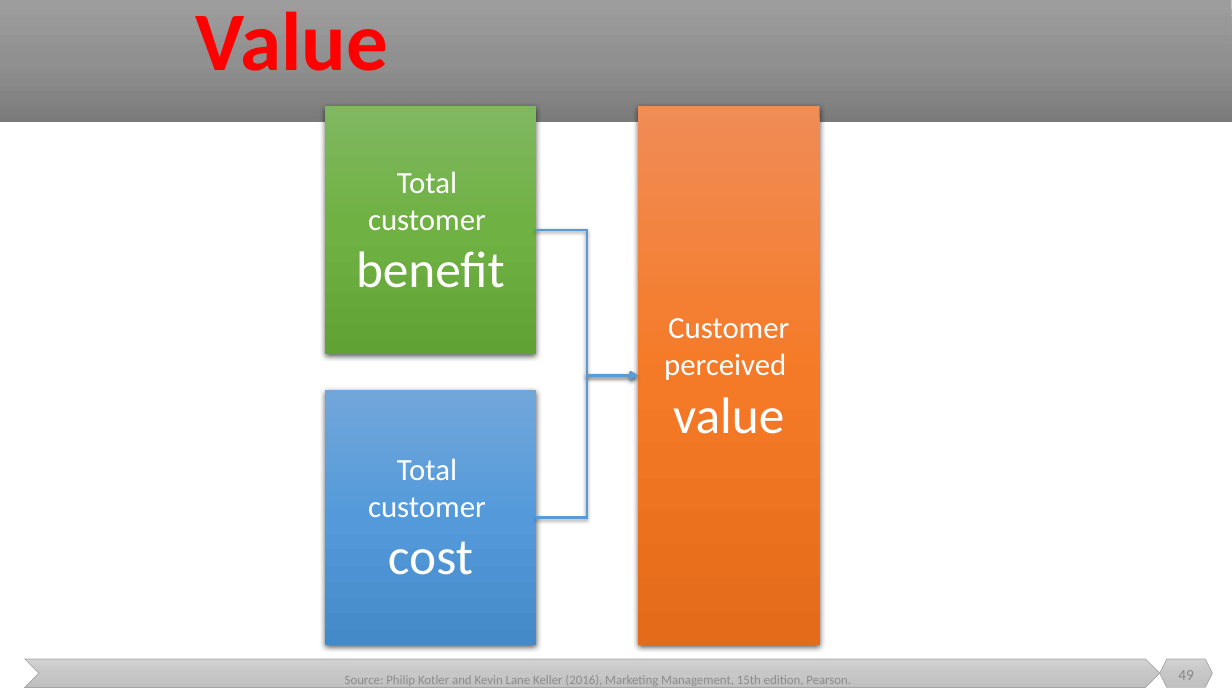
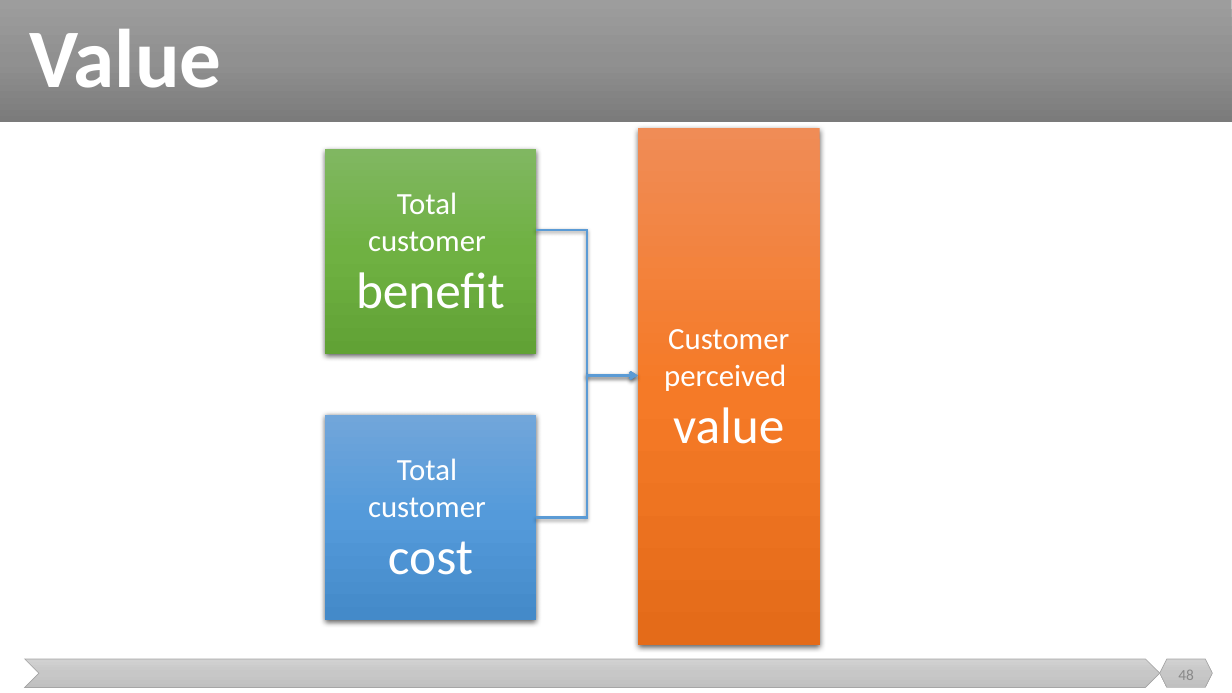
Before and after one commit to malenezi/malenezi, a slide deck: slide 48 of SE423/Lectures/2-Software Engineering/Software Engineering.pptx (slide 49 before the commit). Drawn at 1232x693 pixels with LibreOffice and Linux fonts; fonts in the diff are those of the drawing. Boxes give left, top, right and bottom in pixels: in the first picture for what was removed or moved away, otherwise in the second. Text is boxed around its words. In the diff, an @@ line names an element or a change of style, - is before the commit and + after.

```diff
--- a/SE423/Lectures/2-Software Engineering/Software Engineering.pptx
+++ b/SE423/Lectures/2-Software Engineering/Software Engineering.pptx
@@ title "Value": place and size @@
-title "Value" at (196,11,388,71)
+title "Value" at (29,29,221,88)
@@ title "Value" at (29,29,221,88): text colour #FF0000 to #FFFFFF @@
@@ rectangle "Total customer benefit": place and size @@
-rectangle "Total customer benefit" at (325,106,536,354)
+rectangle "Total customer benefit" at (325,149,536,353)
@@ rectangle "Customer perceived value": place and size @@
-rectangle "Customer perceived value" at (638,106,820,645)
+rectangle "Customer perceived value" at (638,128,820,645)
@@ rectangle "Total customer cost": place and size @@
-rectangle "Total customer cost" at (325,390,536,645)
+rectangle "Total customer cost" at (325,415,536,620)
@@ text removed at (345,675,851,689) @@
-Source: Philip Kotler and Kevin Lane Keller (2016), Marketing Management, 15th edition, Pearson.
@@ page number at (1178,670,1194,680): text changed @@
-49
+48
```
Also in this commit, not shown: 62 other slides changed, 1 slide added, 6 slides removed, 1 other file.
